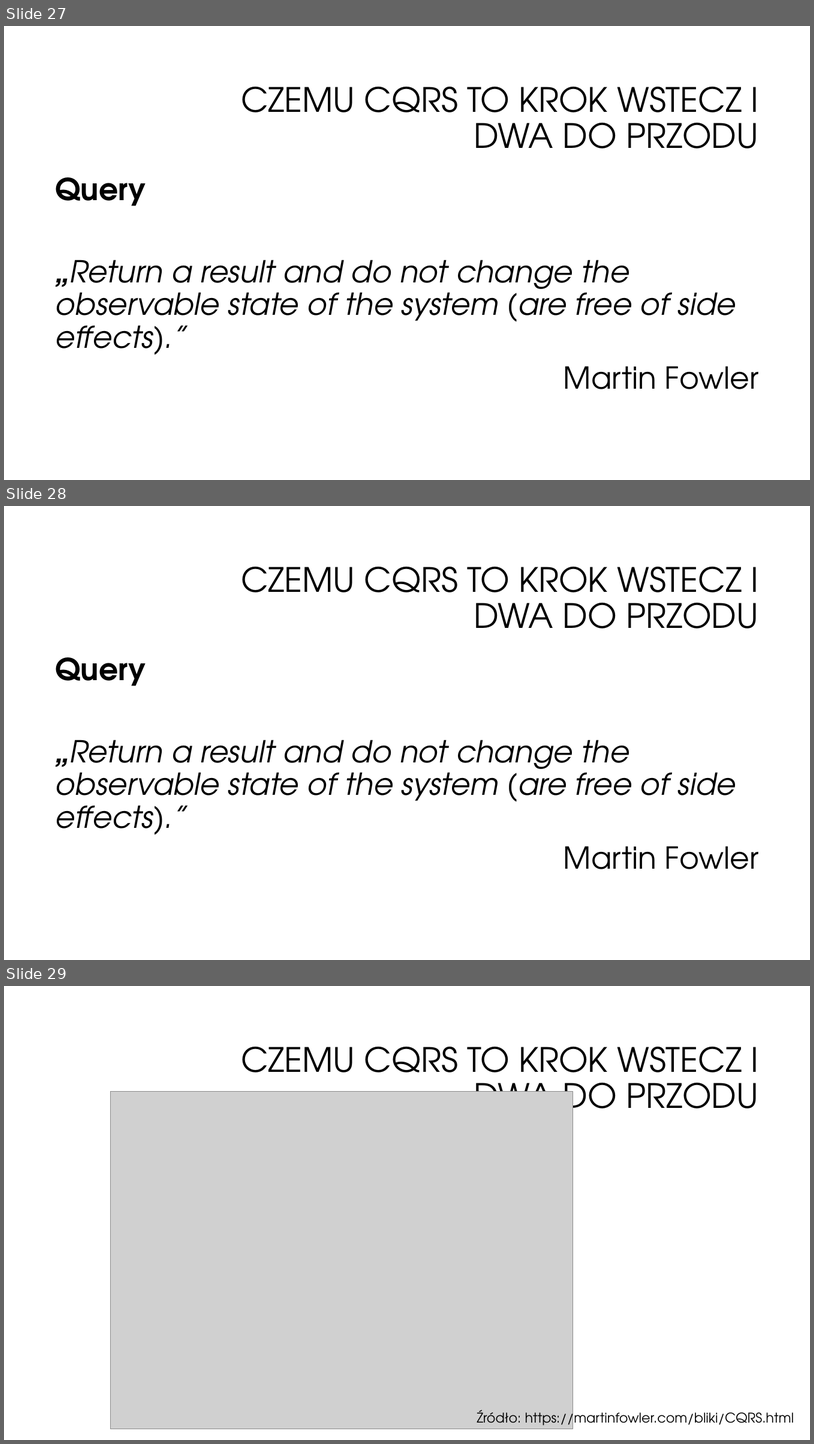
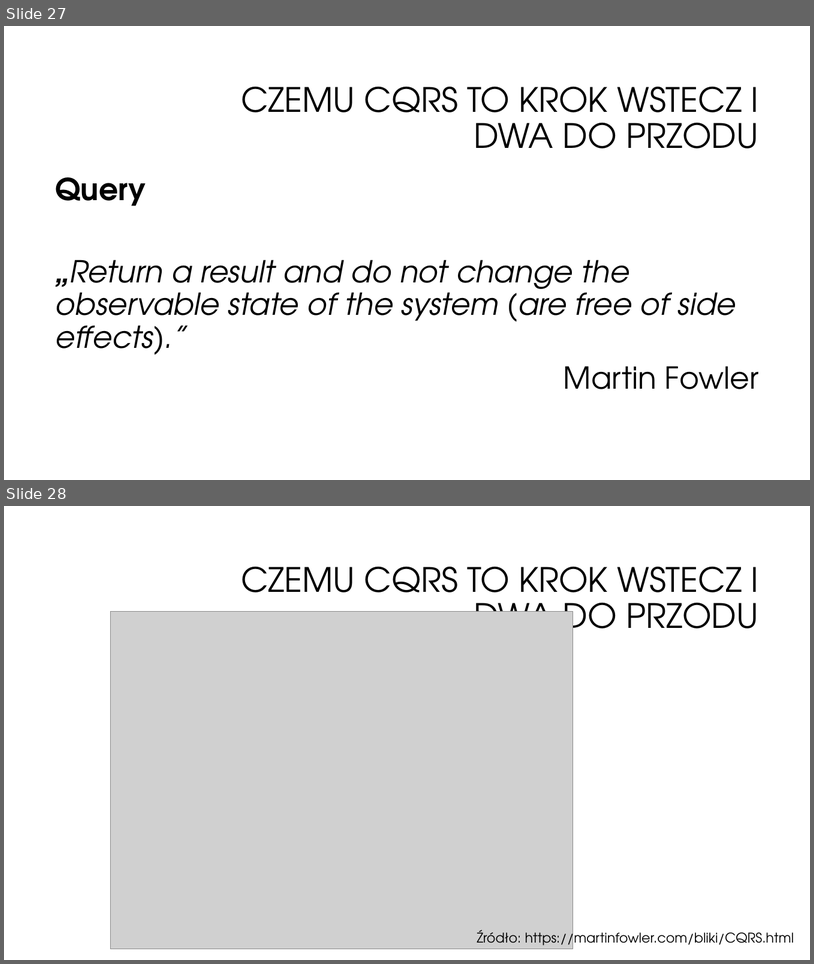
Before and after one commit to oskardudycz/EventSourcing.NetCore, a slide deck: Slides.pptx. Shown one above the other, each under a label of ours: slides 27, 28 and 29 before the commit, slides 27 and 28 after it. The pictures are 814x1444 and 814x964 pixels, drawn with LibreOffice and Linux fonts; fonts in the diff are those of the drawing; grey boxes stand for pictures; background and template pictures are left out. Boxes give left, top, right and bottom in pixels: in the first picture for what was removed or moved away, otherwise in the second. Text is boxed around its words. In the diff, an @@ line names an element or a change of style, - is before the commit and + after.

```diff
--- a/Slides.pptx
+++ b/Slides.pptx
@@ slide 28 removed at <box>4,506,810,960</box>, background #FFFFFF @@
@@ title removed at <box>241,567,759,628</box> @@
-CZEMU CQRS TO KROK WSTECZ I DWA DO PRZODU
@@ text removed at <box>56,657,759,869</box> @@
-Query
-„Return a result and do not change the observable state of the system (are free of side effects).”
-Martin Fowler
@@ what was slide 29 is now slide 28 @@
```
Also in this commit, not shown: 5 slides added.
